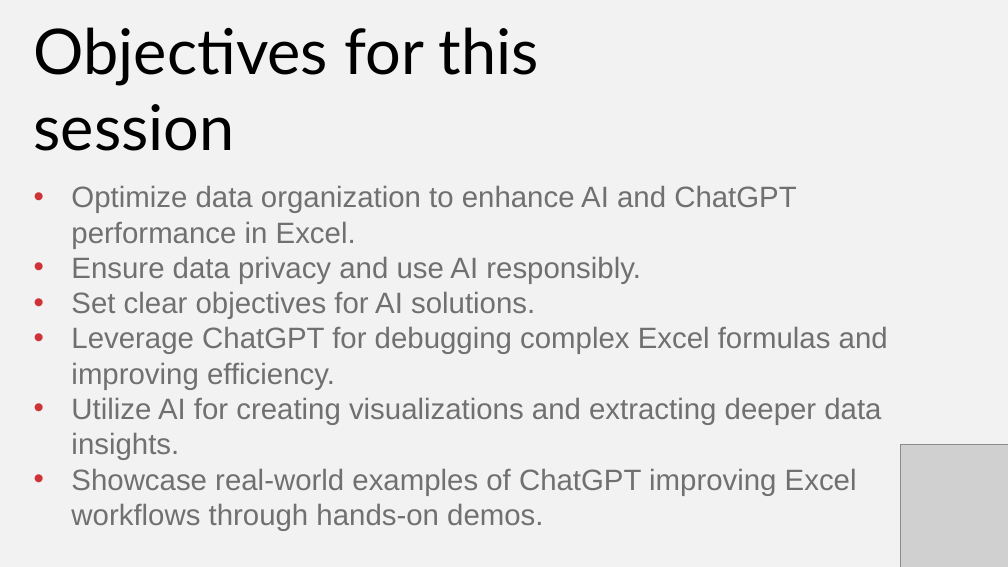
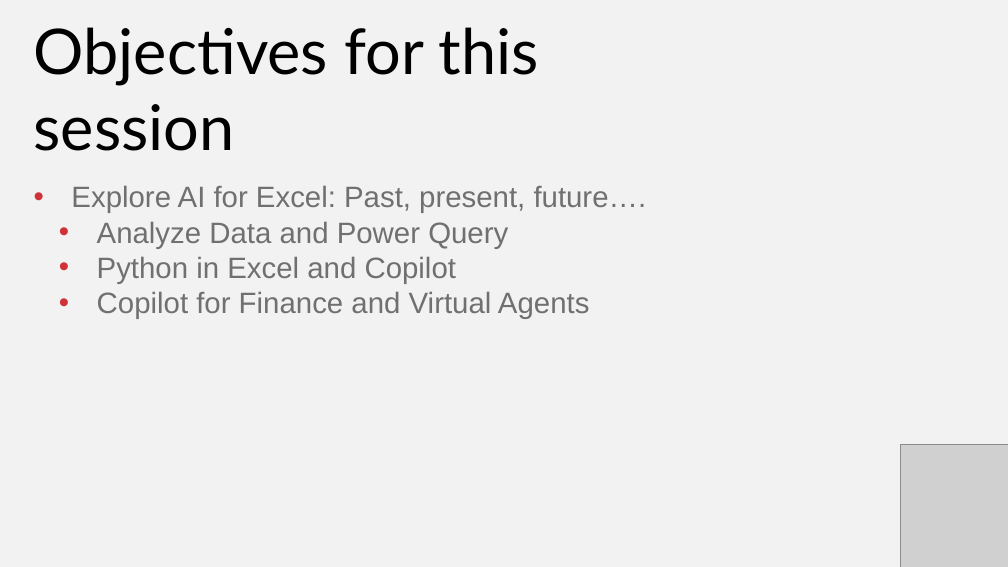
Before and after one commit to stringfestdata/meonske-2025, a slide deck: slide 3 of intro-to-ai-tools-with-excel/intro-to-ai-tools-with-excel.pptx. Drawn at 1008x567 pixels with LibreOffice and Linux fonts; fonts in the diff are those of the drawing; grey boxes stand for pictures. Boxes give left, top, right and bottom in pixels: in the first picture for what was removed or moved away, otherwise in the second. Text is boxed around its words. In the diff, an @@ line names an element or a change of style, - is before the commit and + after.

```diff
--- a/intro-to-ai-tools-with-excel/intro-to-ai-tools-with-excel.pptx
+++ b/intro-to-ai-tools-with-excel/intro-to-ai-tools-with-excel.pptx
@@ text at (71, 185, 647, 319): text changed @@
-• Optimize data organization to enhance AI and ChatGPT performance in Excel.
-• Ensure data privacy and use AI responsibly.
-• Set clear objectives for AI solutions.
-• Leverage ChatGPT for debugging complex Excel formulas and improving efficiency.
-• Utilize AI for creating visualizations and extracting deeper data insights.
-• Showcase real-world examples of ChatGPT improving Excel workflows through hands-on demos.
+• Explore AI for Excel: Past, present, future….
+  • Analyze Data and Power Query
+  • Python in Excel and Copilot
+  • Copilot for Finance and Virtual Agents
```
Also in this commit, not shown: 2 other slides changed, 9 slides added, 2 slides removed, 9 other files.
